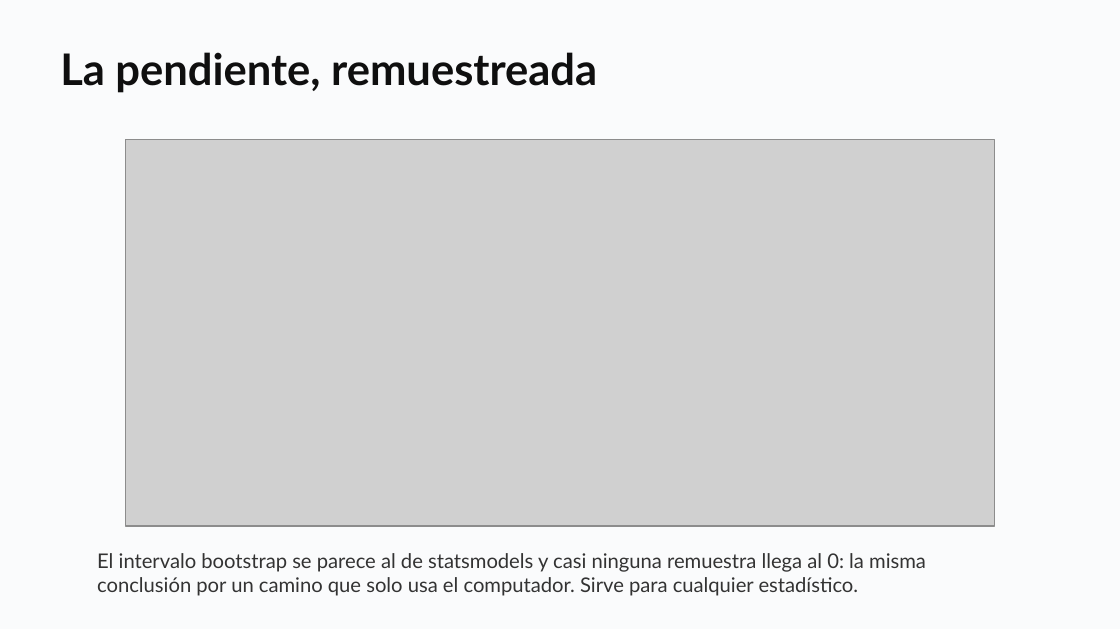
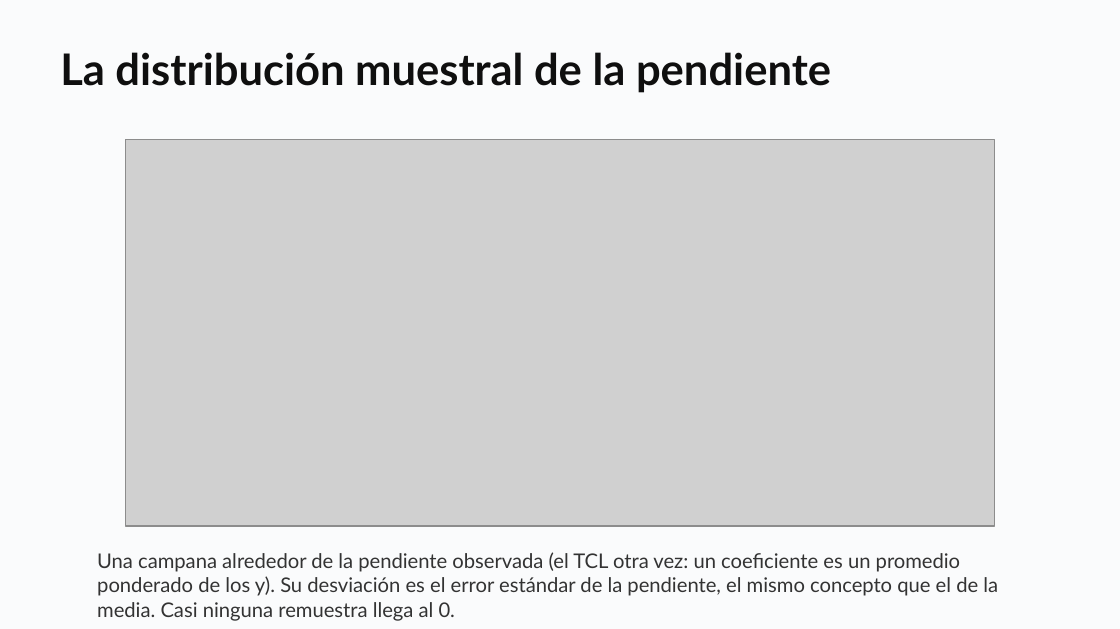
Before and after one commit to daniopitz/diplomado-cdd, a slide deck: slide 23 of presentaciones/clase05_probabilidad_inferencia.pptx (slide 32 before the commit). Drawn at 1120x629 pixels with LibreOffice and Linux fonts; fonts in the diff are those of the drawing; grey boxes stand for pictures. Boxes give left, top, right and bottom in pixels: in the first picture for what was removed or moved away, otherwise in the second. Text is boxed around its words. In the diff, an @@ line names an element or a change of style, - is before the commit and + after.

```diff
--- a/presentaciones/clase05_probabilidad_inferencia.pptx
+++ b/presentaciones/clase05_probabilidad_inferencia.pptx
@@ text at [60, 52, 831, 93]: text changed @@
-La pendiente, remuestreada
+La distribución muestral de la pendiente
@@ text at [97, 552, 998, 621]: text changed @@
-El intervalo bootstrap se parece al de statsmodels y casi ninguna remuestra llega al 0: la misma conclusión por un camino que solo usa el computador. Sirve para cualquier estadístico.
+Una campana alrededor de la pendiente observada (el TCL otra vez: un coeficiente es un promedio ponderado de los y). Su desviación es el error estándar de la pendiente, el mismo concepto que el de la media. Casi ninguna remuestra llega al 0.
```
Also in this commit, not shown: 14 other slides changed, 8 slides added, 2 slides removed, 4 other files.
